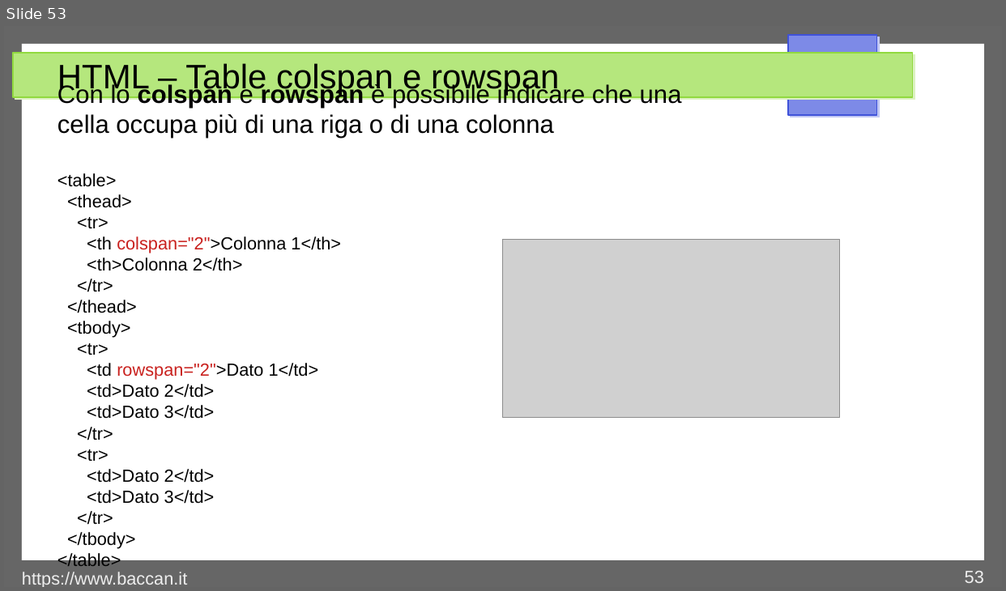
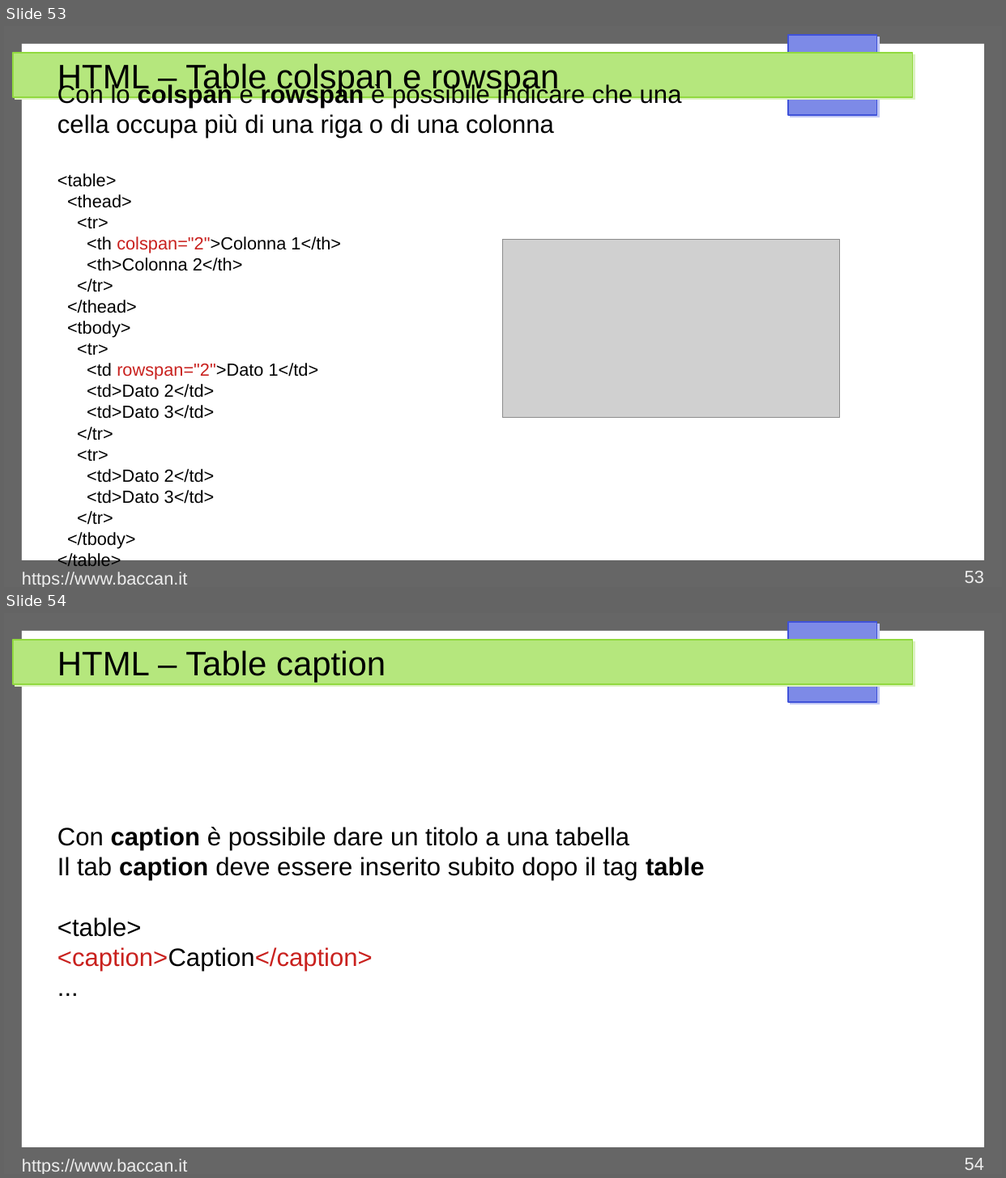
Before and after one commit to matteobaccan/CorsoHTML, a slide deck: Chapter_html.odp. Shown one above the other, each under a label of ours: slide 53 before the commit, slides 53 and 54 after it. The pictures are 1006x591 and 1006x1178 pixels, drawn with LibreOffice and Linux fonts; fonts in the diff are those of the drawing; grey boxes stand for pictures. Boxes give left, top, right and bottom in pixels: in the first picture for what was removed or moved away, otherwise in the second. Text is boxed around its words. In the diff, an @@ line names an element or a change of style, - is before the commit and + after.

```diff
--- a/Chapter_html.odp
+++ b/Chapter_html.odp
@@ slide 54 added at (4,613,1002,1174), background #FFFFFF; not listed: 4 template elements that a slide beside it also shows @@
@@ title added at (57,650,386,682), 27 pt, text #000000 @@
+HTML – Table caption
@@ text added at (57,827,704,971), 20 pt, text #000000 @@
+Con caption è possibile dare un titolo a una tabella
+Il tab caption deve essere inserito subito dopo il tag table
+<table>
+<caption>Caption</caption>
+...
@@ text added at (22,1159,187,1174), 14 pt, text #EEEEEE @@
+https://www.baccan.it
@@ page number added at (965,1158,984,1170), 14 pt, text #EEEEEE @@
+54
```
Also in this commit, not shown: 1 slide changed, 5 other slides added, 6 other files.
